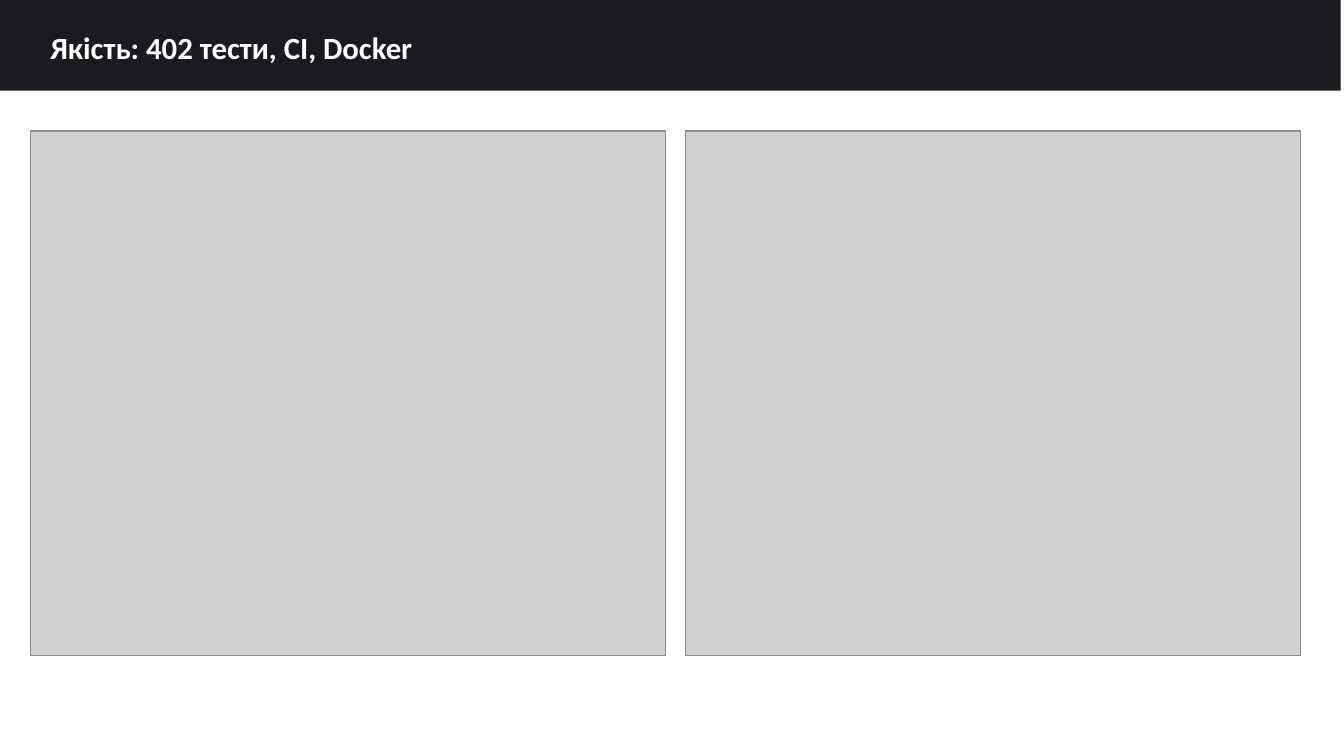
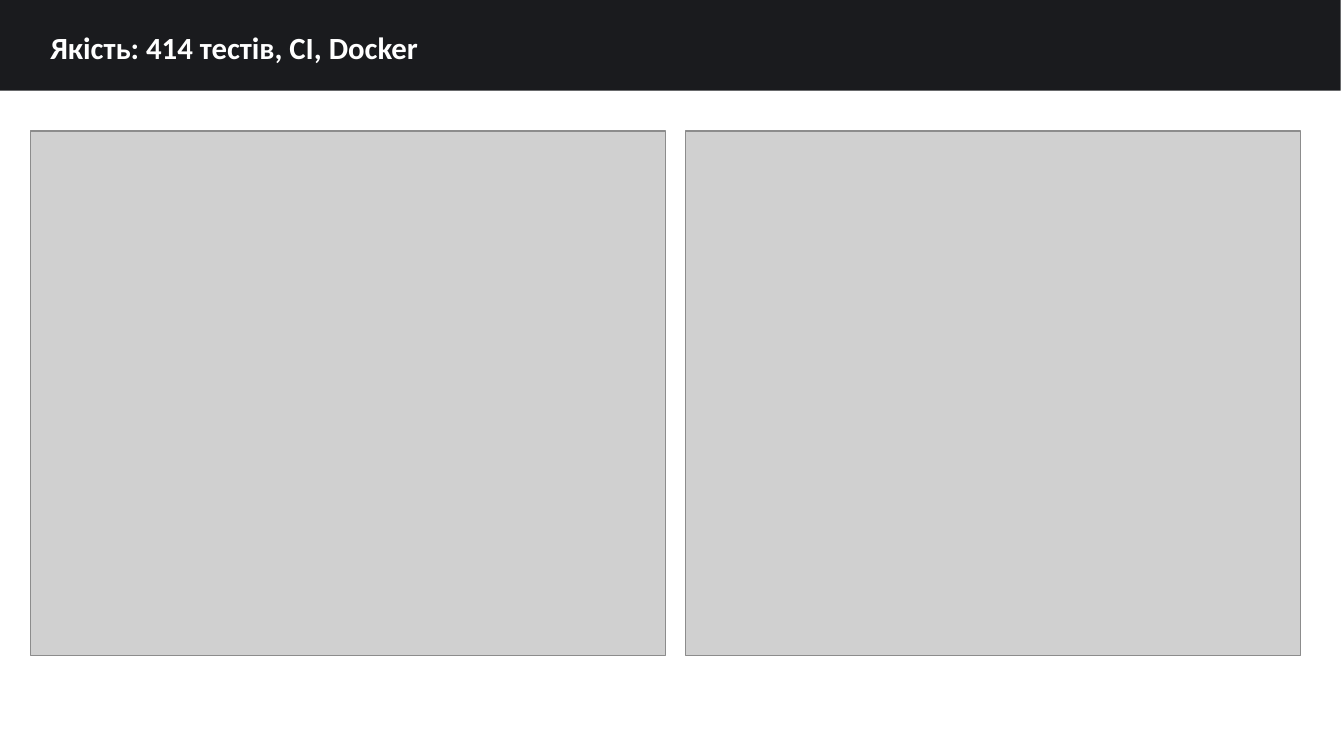
Before and after one commit to ech2corrosionrrd/series-studio, a slide deck: slide 11 of diploma/Dyplom_Series_Lab_Zahyst.pptx. Drawn at 1344x756 pixels with LibreOffice and Linux fonts; fonts in the diff are those of the drawing; grey boxes stand for pictures. Boxes give left, top, right and bottom in pixels: in the first picture for what was removed or moved away, otherwise in the second. Text is boxed around its words. In the diff, an @@ line names an element or a change of style, - is before the commit and + after.

```diff
--- a/diploma/Dyplom_Series_Lab_Zahyst.pptx
+++ b/diploma/Dyplom_Series_Lab_Zahyst.pptx
@@ text at box(50, 37, 418, 63): text changed @@
-Якість: 402 тести, CI, Docker
+Якість: 414 тестів, CI, Docker
```
Also in this commit, not shown: 1 other slide changed, 17 other files.
